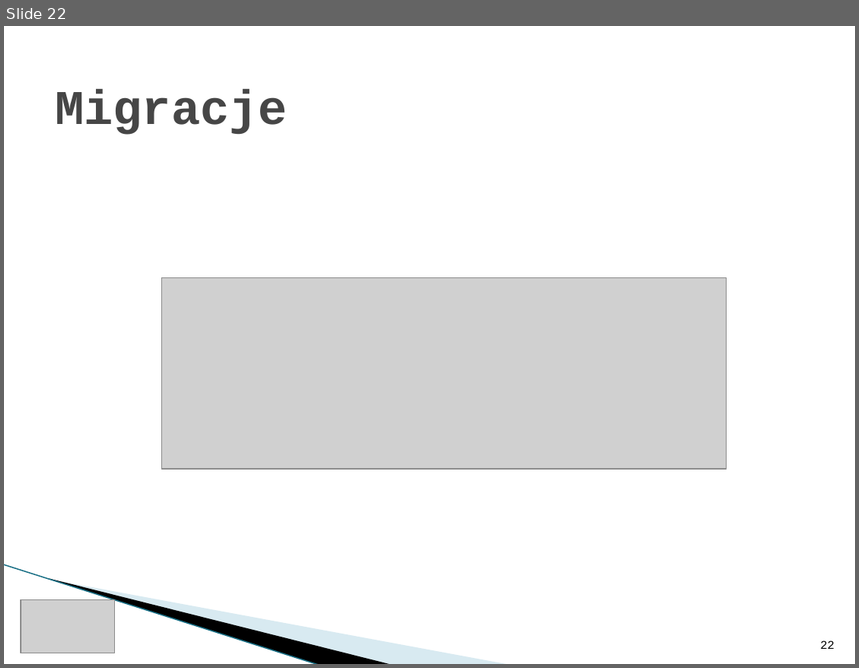
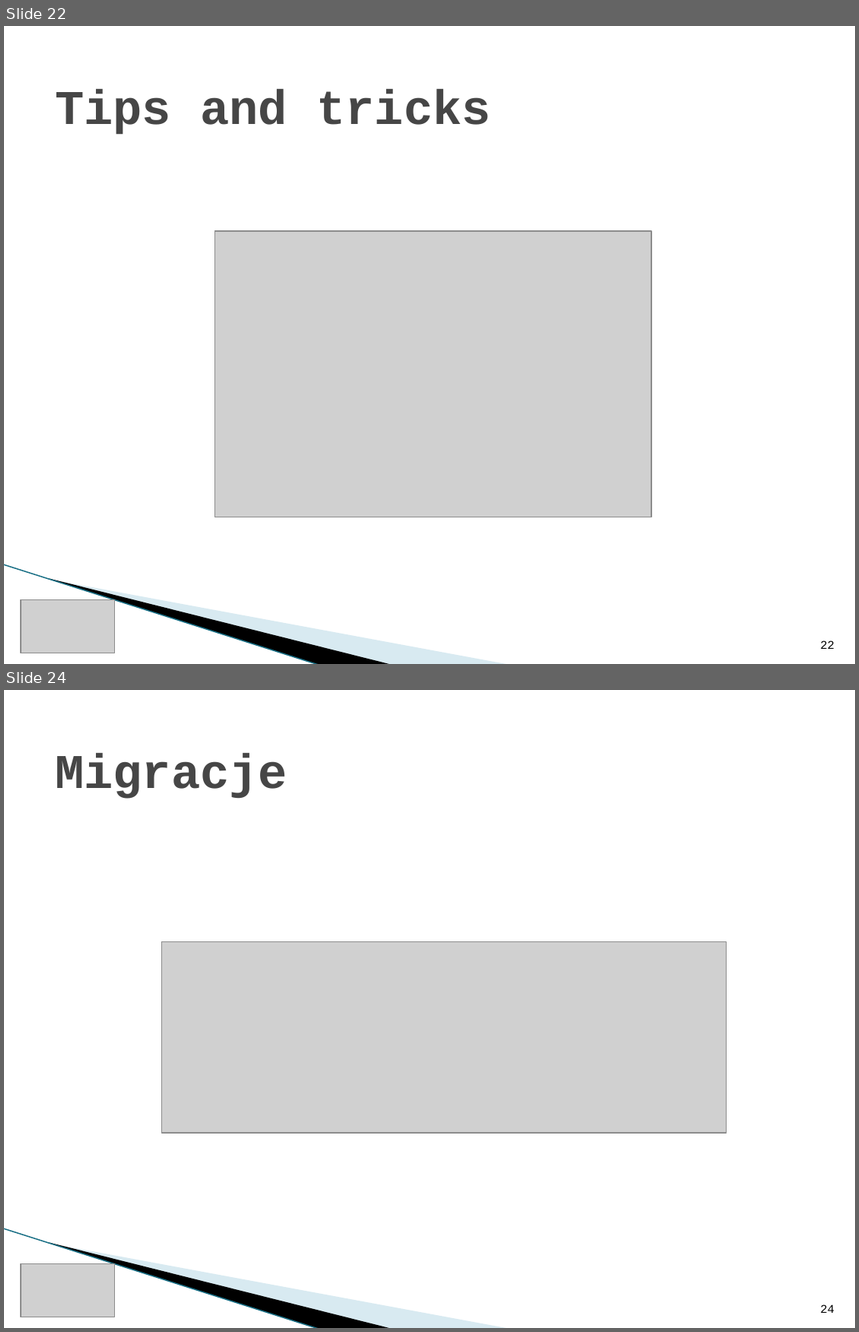
Before and after one commit to rwoszczyk/Training, a slide deck: ItKrd_EF.pptx. Shown one above the other, each under a label of ours: slide 22 before the commit, slides 22 and 24 after it; the slides between them are not shown. The pictures are 859x668 and 859x1332 pixels, drawn with LibreOffice and Linux fonts; fonts in the diff are those of the drawing; grey boxes stand for pictures; background and template pictures are left out. Boxes give left, top, right and bottom in pixels: in the first picture for what was removed or moved away, otherwise in the second. Text is boxed around its words. In the diff, an @@ line names an element or a change of style, - is before the commit and + after.

```diff
--- a/ItKrd_EF.pptx
+++ b/ItKrd_EF.pptx
@@ slide 22 added at bbox=[4, 26, 855, 664], background #FFFFFF; not listed: 3 template elements that a slide beside it also shows @@
@@ title added at bbox=[55, 89, 491, 135], 41 pt, text #464646, bold @@
+Tips and tricks
@@ picture added at bbox=[215, 231, 652, 517] @@
@@ picture added at bbox=[21, 600, 115, 653] @@
@@ page number added at bbox=[820, 641, 835, 649], 10 pt, text #000000 @@
+22
@@ what was slide 22 is now slide 24 @@
@@ page number at bbox=[820, 1305, 835, 1313]: text changed @@
-22
+24
```
Also in this commit, not shown: 2 other slides added, 1 slide removed, 6 other files.
